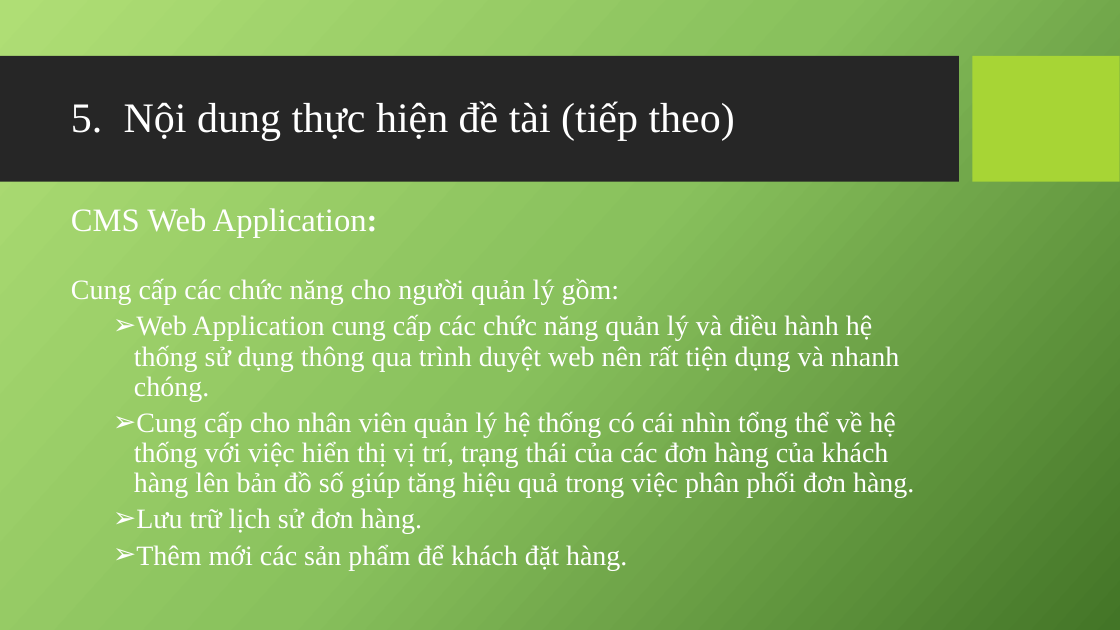
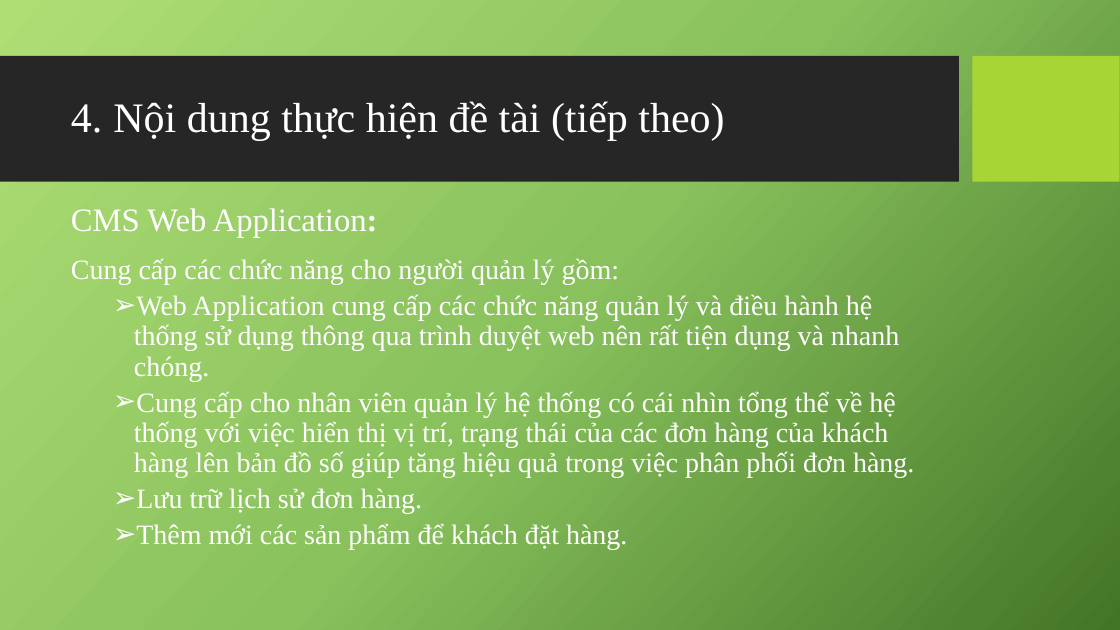
Before and after one commit to mrbadao/ordersys, a slide deck: slide 14 of 04_Documents/10520490_Khoa_Luan_Tot_Nghiep.pptx (slide 13 before the commit). Drawn at 1120x630 pixels with LibreOffice and Linux fonts; fonts in the diff are those of the drawing; background and template pictures are left out. Boxes give left, top, right and bottom in pixels: in the first picture for what was removed or moved away, otherwise in the second. Text is boxed around its words. In the diff, an @@ line names an element or a change of style, - is before the commit and + after.

```diff
--- a/04_Documents/10520490_Khoa_Luan_Tot_Nghiep.pptx
+++ b/04_Documents/10520490_Khoa_Luan_Tot_Nghiep.pptx
@@ title "Nội dung thực hiện đề ..." at [113,101,724,140]: indent changed @@
@@ text "Cung cấp các chức năng ...": place and size @@
-text "Cung cấp các chức năng ..." at [71,278,914,570]
+text "Cung cấp các chức năng ..." at [71,258,914,550]
```
Also in this commit, not shown: 18 other slides changed, 2 slides added, 19 slides removed.
